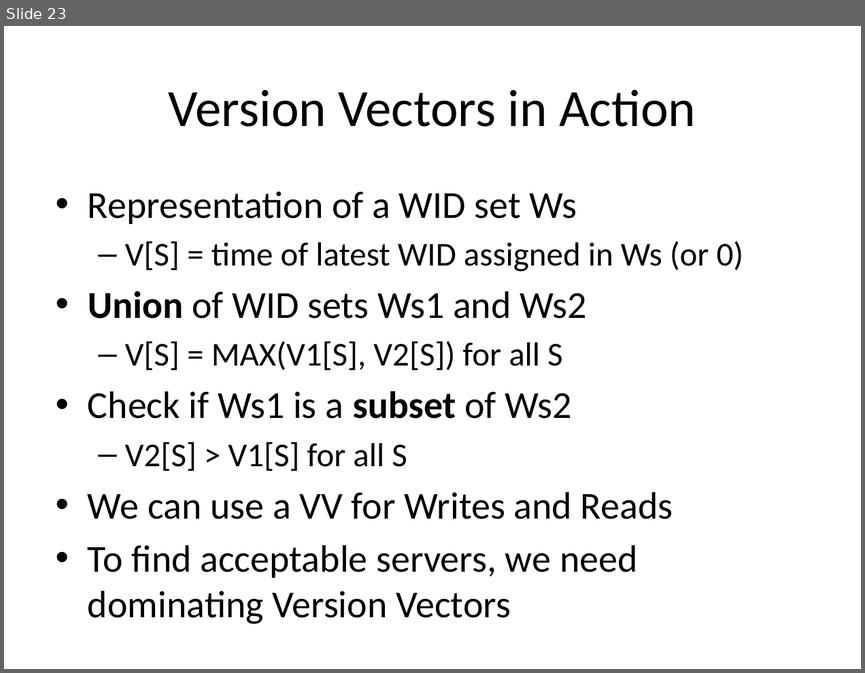
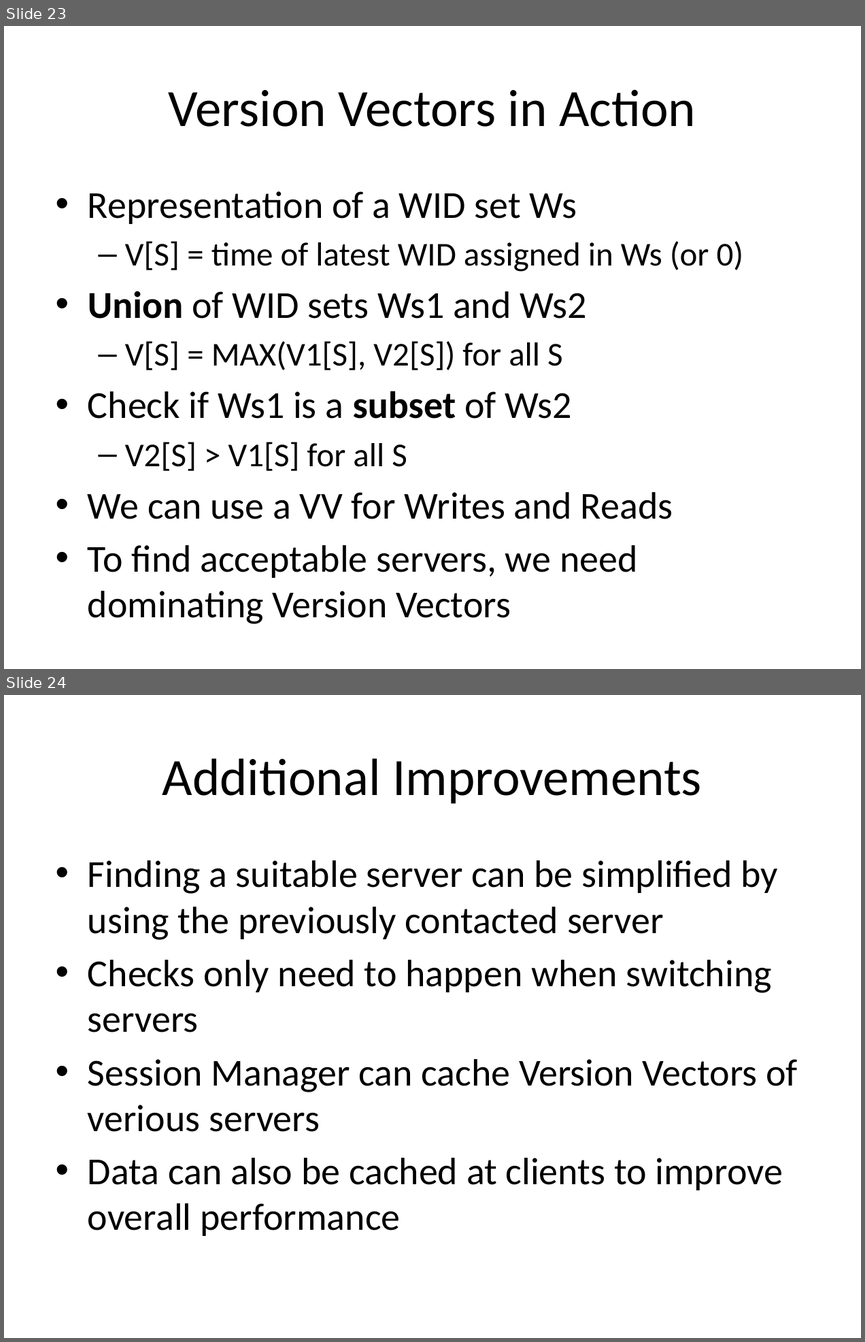
Before and after one commit to balidani/bomberman, a slide deck: presentation/slides_daniel.pptx. Shown one above the other, each under a label of ours: slide 23 before the commit, slides 23 and 24 after it. The pictures are 865x673 and 865x1342 pixels, drawn with LibreOffice and Linux fonts; fonts in the diff are those of the drawing. Boxes give left, top, right and bottom in pixels: in the first picture for what was removed or moved away, otherwise in the second. Text is boxed around its words. In the diff, an @@ line names an element or a change of style, - is before the commit and + after.

Commit message:
More changes

```diff
--- a/presentation/slides_daniel.pptx
+++ b/presentation/slides_daniel.pptx
@@ slide 24 added at (4, 695, 861, 1338), background #FFFFFF @@
@@ title added at (162, 758, 702, 804), 44 pt, text #000000 @@
+Additional Improvements
@@ text added at (88, 860, 798, 1236), 32 pt, text #000000 @@
+• Finding a suitable server can be simplified by using the previously contacted server
+• Checks only need to happen when switching servers
+• Session Manager can cache Version Vectors of verious servers
+• Data can also be cached at clients to improve overall performance
```
Also in this commit, not shown: 1 other slide added.
